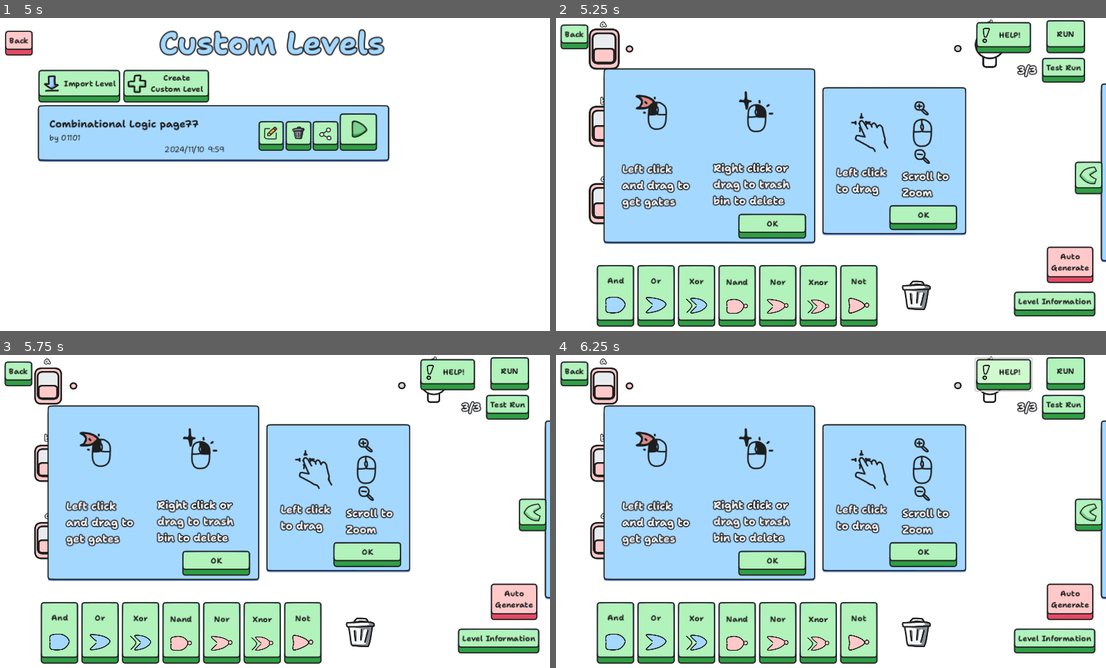
Above: before the commit, frames 1-4 (two rows, left to right).
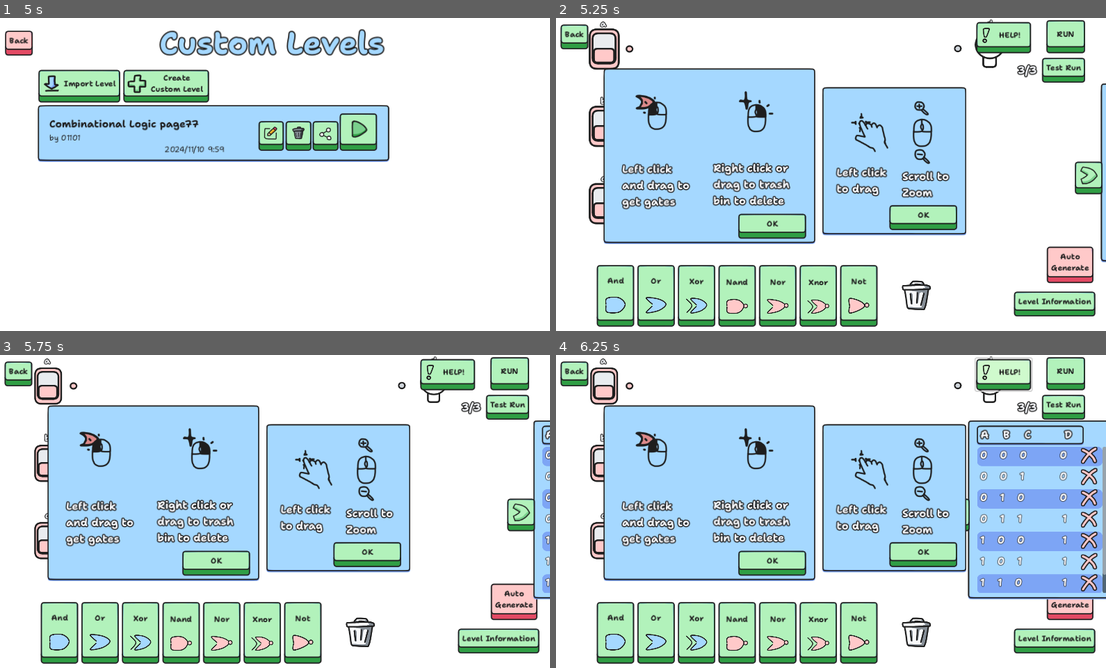
Above: after the commit, the same moments.

Repository: sininen-blue/logic-gate-tesseract
Game: Godot game, scene res://ui/title_page.tscn
Same seed, same stepped clock (60 frames per second), same inputs: the game is played once before the commit and once after it.
Inputs (mouse positions are in pixels of both pictures, inside the frame that each line leads up to):
- Up to frame 1 (5 s): click "Play" at 0.5 s; click "Back" at 1.25 s; click "Play" at 2 s; click "Play" at 2.75 s; click "Back" at 3.5 s; click "Play" at 4.25 s
- Up to frame 2 (5.25 s): click (913, 130) at 5 s
- Up to frame 3 (5.75 s): no input
- Up to frame 4 (6.25 s): click "HELP!" at 5.75 s

Frame 1 is identical in both runs. In frame 2, 0.1% of the frame differs, in the area x 95-99%, y 47-54%; in frame 3, 1.9%; in frame 4, 14%, in the area x 74-100%, y 20-79%.

Commit message:
bugfixes
made shelf popup more explicit by popping it up by defualt

made level complete move camera to level just completed

made levle select not scroll and auto zoom in

Diff:
--- a/simulation/data_manager.gd
+++ b/simulation/data_manager.gd
@@ -20,6 +20,10 @@
 # recieved level_select.gd
 # reset in stage_panel.gd
 var demo_file_location: String = ""
+
+# set in level_complete.gd
+# recieved, reset in level_select.gd
+var level_just_completed: String = ""
 
 var level_clear_speed: int = 0
 
--- a/simulation/side_truth_table.gd
+++ b/simulation/side_truth_table.gd
@@ -21,6 +21,9 @@
 
 
 func _ready() -> void:
+	if DataManager.player_save["seen_simulation_tutorial"] == false:
+		_on_handle_button_pressed()
+
 	self.position = close_pos
 
 	var level_data : Dictionary = DataManager.current_level.data
--- a/simulation/simulation-manager.gd
+++ b/simulation/simulation-manager.gd
@@ -48,9 +48,9 @@
 @onready var test_run_button: Button = $CanvasLayer/UI/TestRunButton
 @onready var test_count_label: Label = $CanvasLayer/UI/TestRunButton/TestCountLabel
 
-@onready var movement_tutorial: Panel = $CanvasLayer/MovementTutorial
-@onready var controls_tutorial: Panel = $CanvasLayer/ControlsTutorial
-@onready var continue_tutorial: Panel = $CanvasLayer/ContinueTutorial
+@onready var movement_tutorial: Panel = $"%MovementTutorial"
+@onready var controls_tutorial: Panel = $"%ControlsTutorial"
+@onready var continue_tutorial: Panel = $"%ContinueTutorial"
 
 var movement_tutorial_read: bool = false
 var controls_tutorial_read: bool = false
@@ -638,3 +638,6 @@
 	movement_tutorial_read = false
 	movement_tutorial.show()
 	controls_tutorial.show()
+
+	if side_truth_table.opened == false:
+		side_truth_table._on_handle_button_pressed()
--- a/simulation/simulation.tscn
+++ b/simulation/simulation.tscn
@@ -56,105 +56,6 @@
 
 [node name="CanvasLayer" type="CanvasLayer" parent="."]
 
-[node name="MovementTutorial" parent="CanvasLayer" instance=ExtResource("3_sh4ws")]
-visible = false
-offset_left = -12.0
-offset_top = -181.0
-offset_right = 287.0
-offset_bottom = 131.0
-
-[node name="Tutorial" type="Sprite2D" parent="CanvasLayer/MovementTutorial"]
-position = Vector2(153, 95)
-texture = ExtResource("4_qbqbu")
-
-[node name="Label" type="Label" parent="CanvasLayer/MovementTutorial"]
-layout_mode = 0
-offset_left = 30.0
-offset_top = 161.0
-offset_right = 157.0
-offset_bottom = 226.0
-theme = ExtResource("3_caabb")
-text = "Left click to drag"
-autowrap_mode = 3
-
-[node name="Label2" type="Label" parent="CanvasLayer/MovementTutorial"]
-layout_mode = 0
-offset_left = 166.0
-offset_top = 169.0
-offset_right = 293.0
-offset_bottom = 234.0
-theme = ExtResource("3_caabb")
-text = "Scroll to Zoom"
-autowrap_mode = 3
-
-[node name="ControlsTutorial" parent="CanvasLayer" instance=ExtResource("3_sh4ws")]
-visible = false
-offset_left = -465.0
-offset_top = -220.0
-offset_right = -26.0
-offset_bottom = 149.0
-
-[node name="Tutorial" type="Sprite2D" parent="CanvasLayer/ControlsTutorial"]
-position = Vector2(209, 102)
-texture = ExtResource("6_qxhd6")
-
-[node name="Label" type="Label" parent="CanvasLayer/ControlsTutorial"]
-layout_mode = 0
-offset_left = 39.0
-offset_top = 193.0
-offset_right = 199.0
-offset_bottom = 339.0
-theme = ExtResource("3_caabb")
-text = "Left click and drag to get gates"
-autowrap_mode = 3
-
-[node name="Label2" type="Label" parent="CanvasLayer/ControlsTutorial"]
-layout_mode = 0
-offset_left = 228.0
-offset_top = 191.0
-offset_right = 415.0
-offset_bottom = 290.0
-theme = ExtResource("3_caabb")
-text = "Right click or drag to trash bin to delete"
-autowrap_mode = 3
-
-[node name="ContinueTutorial" parent="CanvasLayer" instance=ExtResource("3_sh4ws")]
-offset_left = 95.0
-offset_top = -182.0
-offset_right = 398.0
-offset_bottom = 154.0
-
-[node name="Label" type="Label" parent="CanvasLayer/ContinueTutorial"]
-layout_mode = 0
-offset_left = 21.0
-offset_top = 22.0
-offset_right = 268.0
-offset_bottom = 121.0
-theme = ExtResource("3_caabb")
-text = "Press run and test run to test your circuit"
-autowrap_mode = 3
-
-[node name="Label3" type="Label" parent="CanvasLayer/ContinueTutorial"]
-layout_mode = 0
-offset_left = 21.0
-offset_top = 133.0
-offset_right = 264.0
-offset_bottom = 232.0
-theme = ExtResource("3_caabb")
-text = "and press this button to show the test run results"
-autowrap_mode = 3
-
-[node name="Arrow" type="Sprite2D" parent="CanvasLayer/ContinueTutorial"]
-position = Vector2(310, 178)
-rotation = -2.09439
-texture = ExtResource("23_c6xtl")
-
-[node name="Arrow2" type="Sprite2D" parent="CanvasLayer/ContinueTutorial"]
-position = Vector2(300, 31)
-rotation = -2.87979
-scale = Vector2(1, 1)
-texture = ExtResource("23_c6xtl")
-
 [node name="UI" type="Control" parent="CanvasLayer"]
 layout_mode = 3
 anchors_preset = 15
@@ -258,6 +159,111 @@
 layout_mode = 2
 size_flags_horizontal = 3
 size_flags_vertical = 3
+
+[node name="MovementTutorial" parent="CanvasLayer/UI" instance=ExtResource("3_sh4ws")]
+unique_name_in_owner = true
+visible = false
+layout_mode = 1
+offset_left = -12.0
+offset_top = -181.0
+offset_right = 287.0
+offset_bottom = 131.0
+
+[node name="Tutorial" type="Sprite2D" parent="CanvasLayer/UI/MovementTutorial"]
+position = Vector2(153, 95)
+texture = ExtResource("4_qbqbu")
+
+[node name="Label" type="Label" parent="CanvasLayer/UI/MovementTutorial"]
+layout_mode = 0
+offset_left = 30.0
+offset_top = 161.0
+offset_right = 157.0
+offset_bottom = 226.0
+theme = ExtResource("3_caabb")
+text = "Left click to drag"
+autowrap_mode = 3
+
+[node name="Label2" type="Label" parent="CanvasLayer/UI/MovementTutorial"]
+layout_mode = 0
+offset_left = 166.0
+offset_top = 169.0
+offset_right = 293.0
+offset_bottom = 234.0
+theme = ExtResource("3_caabb")
+text = "Scroll to Zoom"
+autowrap_mode = 3
+
+[node name="ControlsTutorial" parent="CanvasLayer/UI" instance=ExtResource("3_sh4ws")]
+unique_name_in_owner = true
+visible = false
+layout_mode = 1
+offset_left = -465.0
+offset_top = -220.0
+offset_right = -26.0
+offset_bottom = 149.0
+
+[node name="Tutorial" type="Sprite2D" parent="CanvasLayer/UI/ControlsTutorial"]
+position = Vector2(209, 102)
+texture = ExtResource("6_qxhd6")
+
+[node name="Label" type="Label" parent="CanvasLayer/UI/ControlsTutorial"]
+layout_mode = 0
+offset_left = 39.0
+offset_top = 193.0
+offset_right = 199.0
+offset_bottom = 339.0
+theme = ExtResource("3_caabb")
+text = "Left click and drag to get gates"
+autowrap_mode = 3
+
+[node name="Label2" type="Label" parent="CanvasLayer/UI/ControlsTutorial"]
+layout_mode = 0
+offset_left = 228.0
+offset_top = 191.0
+offset_right = 415.0
+offset_bottom = 290.0
+theme = ExtResource("3_caabb")
+text = "Right click or drag to trash bin to delete"
+autowrap_mode = 3
+
+[node name="ContinueTutorial" parent="CanvasLayer/UI" instance=ExtResource("3_sh4ws")]
+unique_name_in_owner = true
+visible = false
+layout_mode = 1
+offset_left = -136.0
+offset_top = -192.0
+offset_right = 167.0
+offset_bottom = 144.0
+
+[node name="Label" type="Label" parent="CanvasLayer/UI/ContinueTutorial"]
+layout_mode = 0
+offset_left = 21.0
+offset_top = 22.0
+offset_right = 268.0
+offset_bottom = 121.0
+theme = ExtResource("3_caabb")
+text = "Press run and test run to test your circuit"
+autowrap_mode = 3
+
+[node name="Label3" type="Label" parent="CanvasLayer/UI/ContinueTutorial"]
+layout_mode = 0
+offset_left = 21.0
+offset_top = 133.0
+offset_right = 264.0
+offset_bottom = 232.0
+theme = ExtResource("3_caabb")
+text = "and press this button to show the test run results"
+autowrap_mode = 3
+
+[node name="Arrow" type="Sprite2D" parent="CanvasLayer/UI/ContinueTutorial"]
+position = Vector2(310, 178)
+rotation = -2.09439
+texture = ExtResource("23_c6xtl")
+
+[node name="Arrow2" type="Sprite2D" parent="CanvasLayer/UI/ContinueTutorial"]
+position = Vector2(300, 31)
+rotation = -2.87979
+texture = ExtResource("23_c6xtl")
 
 [node name="FormulaContainer" type="VBoxContainer" parent="CanvasLayer/UI"]
 clip_contents = true
@@ -427,12 +433,12 @@
 dialog_text = "This will automatically a generate an unoptimized truth table"
 dialog_autowrap = true
 
-[connection signal="cleared" from="CanvasLayer/MovementTutorial" to="." method="_on_movement_tutorial_cleared"]
-[connection signal="cleared" from="CanvasLayer/ControlsTutorial" to="." method="_on_controls_tutorial_cleared"]
 [connection signal="pressed" from="CanvasLayer/UI/HelpButton" to="." method="_on_help_button_pressed"]
 [connection signal="pressed" from="CanvasLayer/UI/AutoGenerateButton" to="." method="_on_auto_generate_button_pressed"]
 [connection signal="pressed" from="CanvasLayer/UI/TestRunButton" to="." method="_on_test_run_button_pressed"]
 [connection signal="pressed" from="CanvasLayer/UI/SideTruthTable/HandleButton" to="CanvasLayer/UI/SideTruthTable" method="_on_handle_button_pressed"]
+[connection signal="cleared" from="CanvasLayer/UI/MovementTutorial" to="." method="_on_movement_tutorial_cleared"]
+[connection signal="cleared" from="CanvasLayer/UI/ControlsTutorial" to="." method="_on_controls_tutorial_cleared"]
 [connection signal="mouse_entered" from="CanvasLayer/UI/FlowContainer/TrashContainer" to="." method="_on_control_mouse_entered"]
 [connection signal="mouse_exited" from="CanvasLayer/UI/FlowContainer/TrashContainer" to="." method="_on_trash_container_mouse_exited"]
 [connection signal="pressed" from="CanvasLayer/UI/InfoButton" to="." method="_on_info_button_pressed"]
--- a/ui/level_complete.gd
+++ b/ui/level_complete.gd
@@ -12,6 +12,8 @@
 var output_count: int
 var input_count: int
 
+var current_level: String
+
 @onready var title: Label = $TitleLabel
 @onready var accuracy_value_label: Label = $"%AccuracyValueLabel"
 @onready var speed_value_label: Label = %SpeedValueLabel
@@ -23,6 +25,7 @@
 
 func _ready() -> void:
 	var level_data : Dictionary = DataManager.current_level.data
+	current_level = level_data["title"]
 
 	output_count = int(level_data["end_count"])
 	input_count = len(level_data["truth_table"][0]) - output_count
@@ -99,6 +102,7 @@
 
 
 func _on_continue_button_pressed() -> void:
+	DataManager.level_just_completed = current_level
 	if DataManager.is_custom == true:
 		get_tree().change_scene_to_file(custom_level_scene)
 	else:
--- a/ui/level_select/level_select.gd
+++ b/ui/level_select/level_select.gd
@@ -8,6 +8,8 @@
 var distance : Vector2 = Vector2(300, 0)
 var prev_button : Button
 var moving_camera : bool = false
+
+var level_just_completed_vector: Vector2 = Vector2.ZERO
 
 @onready var level_button: PackedScene = preload("uid://ckh2s38lodfvg")
 @onready var level_line: PackedScene = preload("uid://4whmf1flbabh")
@@ -47,6 +49,7 @@
 		level_json.data = JSON.parse_string(level_file.get_as_text())
 		new_level_button.level = level_json
 
+
 		if count != 0: # after the first one
 			if prev_button.is_completed() == false:
 				new_level_button.disabled = true
@@ -59,12 +62,25 @@
 			main.add_child(new_line)
 
 		# cleanup
+		if level_json.data["title"] == DataManager.level_just_completed:
+			level_just_completed_vector = new_level_button.global_position + distance
+
 		main.add_child(new_level_button)
 		new_level_button.pressed.connect(show_panel)
 		count += 1
 		prev_button = new_level_button
 
+	if level_just_completed_vector != Vector2.ZERO:
+		var tween : Tween = get_tree().create_tween()
+
+		tween.set_trans(Tween.TRANS_QUART)
+		tween.tween_property(camera, "global_position", level_just_completed_vector, 1.5)
+
+
 func show_panel() -> void:
+	var tween : Tween = get_tree().create_tween()
+	tween.tween_property(camera, "zoom", Vector2(1, 1), 0.1)
+
 	level_info.visible = !level_info.visible
 
 
@@ -76,12 +92,13 @@
 	if event.is_action_released("left_click"):
 		moving_camera = false
 
-	if event.is_action_pressed("mouse_wheel_up"):
-		var tween : Tween = get_tree().create_tween()
-		tween.tween_property(camera, "zoom", camera.zoom + Vector2(0.2, 0.2), 0.1)
-	if event.is_action_pressed("mouse_whee_down") and camera.zoom >= Vector2(0.5, 0.5):
-		var tween : Tween = get_tree().create_tween()
-		tween.tween_property(camera, "zoom", camera.zoom - Vector2(0.2, 0.2), 0.1)
+	if level_info.visible == false:
+		if event.is_action_pressed("mouse_wheel_up"):
+			var tween : Tween = get_tree().create_tween()
+			tween.tween_property(camera, "zoom", camera.zoom + Vector2(0.2, 0.2), 0.1)
+		if event.is_action_pressed("mouse_whee_down") and camera.zoom >= Vector2(0.5, 0.5):
+			var tween : Tween = get_tree().create_tween()
+			tween.tween_property(camera, "zoom", camera.zoom - Vector2(0.2, 0.2), 0.1)
 
 
 func _process(_delta: float) -> void:
--- a/ui/level_select/level_select.tscn
+++ b/ui/level_select/level_select.tscn
@@ -80,6 +80,7 @@
 offset_top = -260.5
 offset_right = 576.0
 offset_bottom = 363.5
+mouse_filter = 1
 
 [node name="Camera2D" type="Camera2D" parent="."]
 position = Vector2(551, 290)
